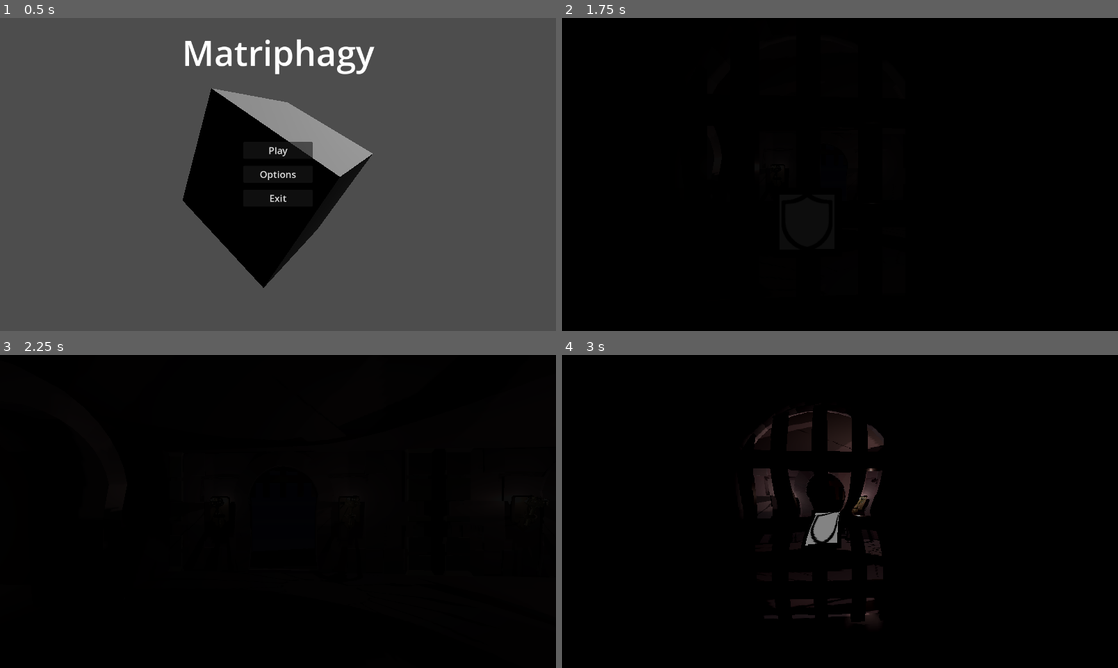
Above: before the commit, frames 1-4 (two rows, left to right).
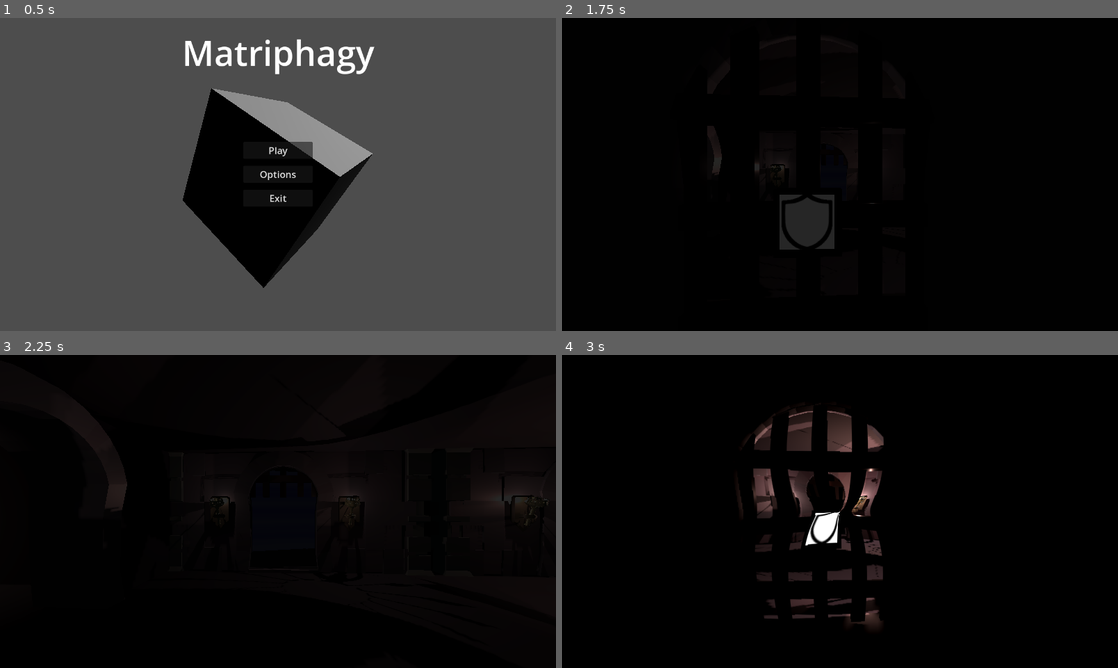
Above: after the commit, the same moments.

Repository: Kibaus/Jamsepticeye_GameJam
Game: Godot game, scene res://scenes/main.tscn
Two runs of this game, one before a commit and one after it. Both use one fixed random seed, a clock stepped at 60 frames per second and the inputs below. Sound files missing from this copy of the repository are replaced by a short silence.
Inputs (mouse positions are in pixels of both pictures, inside the frame that each line leads up to):
- Up to frame 1 (0.5 s): no input
- Up to frame 2 (1.75 s): click "Play" at 0.5 s; tap Enter at 1.25 s; move the mouse to (867, 174) at 1.27 s; hold W (move_forward) from 1.28 s (still down); right-click (867, 174) at 1.35 s; tap Space (jump) at 1.52 s
- Up to frame 3 (2.25 s): keep holding W (move_forward); move the mouse to (250, 511) at 2.02 s; click (250, 511) at 2.1 s
- Up to frame 4 (3 s): keep holding W (move_forward); tap Space (jump) at 2.27 s; move the mouse to (851, 505) at 2.77 s; right-click (851, 505) at 2.85 s

Frame 1 is identical in both runs. In frame 2, 1.3% of the frame differs, in the area x 27-57%, y 43-74%; in frame 3, 0.4%; in frame 4, 3.5%, in the area x 34-58%, y 17-86%.

Commit message:
Add tether line component and improve linear depth effect
Introduces a new tether line MeshInstance3D with a custom shader and script for dynamic lightning/tether effects. Adjusts linear depth shader parameters and visibility handling for smoother transitions. Updates player and camera overlay scenes to support the new effects.

Diff:
--- /dev/null
+++ b/jamsepticeye-gj/Materials/spatial/tether_shader.gdshader
@@ -0,0 +1,21 @@
+shader_type spatial;
+render_mode unshaded, cull_disabled, depth_draw_never, blend_add, fog_disabled;
+
+uniform vec4 color : source_color = vec4(0.739, 1.911, 2.616, 0.145);
+uniform float glow_strength : hint_range(0.0, 20.0) = 6.0;
+uniform float glow_width : hint_range(0.01, 1.0) = 0.335;
+uniform float alpha_cutoff : hint_range(0.0, 1.0) = 0.00;
+uniform float body_intensity : hint_range(0.0, 1.0) = 0.2;
+
+void fragment() {
+    float dist = abs(UV.x - 0.5);
+    float fade = exp(-pow(dist / glow_width, 2.0));
+
+    if (fade <= alpha_cutoff) discard;
+
+    vec3 glow_color = color.rgb * fade * glow_strength;
+
+    ALBEDO = color.rgb * body_intensity;
+    EMISSION = glow_color;
+    ALPHA = fade * color.a;
+}
--- a/jamsepticeye-gj/materials/shaders/linear_depth_spatial.gdshader
+++ b/jamsepticeye-gj/materials/shaders/linear_depth_spatial.gdshader
@@ -3,11 +3,11 @@
 
 uniform float mix_factor : hint_range(0.0, 1.0, 0.01) = 0.0;
 
-uniform float max_depth : hint_range(0.0, 50.0, 0.01) = 5.0;
+uniform float max_depth : hint_range(0.0, 50.0, 0.01) = 40.0;
 
 uniform sampler2D SCREEN_TEXTURE : hint_screen_texture, filter_linear_mipmap;
 
-uniform float depth_factor : hint_range(0.0, 256.0, 0.1) = 80.0;
+uniform float depth_factor : hint_range(0.0, 256.0, 0.1) = 18.0;
 
 uniform sampler2D DEPTH_TEXTURE : hint_depth_texture;
 
@@ -25,5 +25,6 @@
 
     ALBEDO = final_color;
 
-    ALPHA = mix(1.0, 0.95, mix_factor);
+    //ALPHA = mix(1.0, 0.95, mix_factor);
+	ALPHA = 0.85;
 }
--- a/jamsepticeye-gj/materials/spatial/linear_depth.tres
+++ b/jamsepticeye-gj/materials/spatial/linear_depth.tres
@@ -6,6 +6,6 @@
 render_priority = 0
 shader = ExtResource("1_f5p6t")
 shader_parameter/mix_factor = 0.0
-shader_parameter/max_depth = 5.0
-shader_parameter/depth_factor = 80.0
+shader_parameter/max_depth = 39.99999910592
+shader_parameter/depth_factor = 18.0000002682216
 shader_parameter/tint = Color(0.02745098, 0.5019608, 0.5019608, 1)
--- a/jamsepticeye-gj/scenes/components/camera_overlay.gd
+++ b/jamsepticeye-gj/scenes/components/camera_overlay.gd
@@ -16,6 +16,8 @@
 			is_linear_depth = true
 
 func _linear_depth_tween(p_target_value: float, duration: float = 0.3) -> void:
+	if(p_target_value == 1):
+		linear_depth_effect.visible = true
 
 	if show_linear_depth_tween != null and show_linear_depth_tween.is_valid():
 		canvas_overlay._hide_ripple_effect()
@@ -28,3 +30,5 @@
 	show_linear_depth_tween.tween_property(mat, "shader_parameter/mix_factor", p_target_value, duration)
 	await show_linear_depth_tween.finished
 	canvas_overlay._hide_ripple_effect()
+	if(p_target_value == 0):
+		linear_depth_effect.visible = false
--- a/jamsepticeye-gj/scenes/components/player.tscn
+++ b/jamsepticeye-gj/scenes/components/player.tscn
@@ -22,6 +22,7 @@
 albedo_color = Color(0.9552701, 0.41789043, 1.92523e-07, 1)
 
 [sub_resource type="Environment" id="Environment_acvb7"]
+background_mode = 3
 
 [sub_resource type="QuadMesh" id="QuadMesh_h3cwf"]
 material = ExtResource("3_sjsxr")
@@ -69,10 +70,12 @@
 
 [node name="CameraOverlay" type="Node3D" parent="CamPivot/Camera3D"]
 transform = Transform3D(1, 0, 0, 0, 1, 0, 0, 0, 1, 0, 0, -0.09656106)
+visible = false
 script = ExtResource("3_acvb7")
 
 [node name="LinearDepthEffect" type="MeshInstance3D" parent="CamPivot/Camera3D/CameraOverlay"]
 transform = Transform3D(1, 0, 0, 0, 0.9999973, -0.0023038324, 0, 0.0023038324, 0.9999973, 0, 0, 0)
+visible = false
 cast_shadow = 0
 mesh = SubResource("QuadMesh_h3cwf")
 skeleton = NodePath("../..")
--- /dev/null
+++ b/jamsepticeye-gj/scenes/game_components/tether_line.tscn
@@ -0,0 +1,17 @@
+[gd_scene load_steps=4 format=3 uid="uid://dafq3mspjbgue"]
+
+[ext_resource type="Shader" uid="uid://clxnrkwdflr5s" path="res://Materials/spatial/tether_shader.gdshader" id="1_fbevm"]
+[ext_resource type="Script" uid="uid://7wt8c2vuqonm" path="res://scripts/tether_line.gd" id="2_5vvcv"]
+
+[sub_resource type="ShaderMaterial" id="ShaderMaterial_v4i73"]
+render_priority = 0
+shader = ExtResource("1_fbevm")
+shader_parameter/color = Color(0.739, 1.911, 2.616, 0.145)
+shader_parameter/glow_strength = 6.0
+shader_parameter/glow_width = 0.33500001521398004
+shader_parameter/alpha_cutoff = 0.0
+shader_parameter/body_intensity = 0.2
+
+[node name="TetherLine" type="MeshInstance3D"]
+material_override = SubResource("ShaderMaterial_v4i73")
+script = ExtResource("2_5vvcv")
--- /dev/null
+++ b/jamsepticeye-gj/scripts/tether_line.gd
@@ -0,0 +1,138 @@
+extends MeshInstance3D
+
+@export var start_node: Node3D
+@export var end_node: Node3D
+@export var amplitude: float = 0.12
+@export var chaos: float = 0
+@export var frequency: float = 4.0
+@export var segments: int = 180
+@export var thickness: float = 0.05
+@export var animate_speed: float = 2.0
+@export var bolt_color: Color = Color(0.5, 0.9, 1.5)
+@export var glow_intensity: float = 10.0
+@export var branch_count: int = 2
+@export var noise_scale: float = 10.0
+
+@export var max_distance: float = 10
+@export var max_chao: float = 0.3
+
+var time_offsets: Array = []
+var amplitude_offsets: Array = []
+var frequency_offsets: Array = []
+var side_offsets: Array = []
+var noise: FastNoiseLite
+
+func _ready():
+	randomize()
+	noise = FastNoiseLite.new()
+	noise.noise_type = FastNoiseLite.TYPE_SIMPLEX
+	noise.frequency = 1.2
+
+	_initialize_lightning()
+	_generate_lightning()
+
+func _process(delta: float) -> void:
+	if not start_node or not end_node:
+		return
+	for i in range(branch_count):
+		time_offsets[i] += delta * animate_speed
+
+	#var current_distance = (end_node.global_transform.origin - start_node.global_transform.origin).length()
+	#chaos = clamp(current_distance / max_distance, 0.05, max_chao)
+
+	_generate_lightning()
+
+func _initialize_lightning():
+	time_offsets.clear()
+	amplitude_offsets.clear()
+	frequency_offsets.clear()
+	side_offsets.clear()
+
+	for i in range(branch_count):
+		time_offsets.append(randf() * 10.0)
+		amplitude_offsets.append(amplitude * randf_range(0.7, 1.3))
+		frequency_offsets.append(frequency * randf_range(0.8, 1.2))
+		side_offsets.append(randf_range(-thickness * 4.0, thickness * 4.0))
+
+func _generate_lightning() -> void:
+	if not start_node or not end_node:
+		return
+
+	var offset_up = Vector3(0, 0.3, 0)
+	var start_pos = start_node.global_transform.origin + offset_up
+	var end_pos = end_node.global_transform.origin + offset_up
+	var direction = end_pos - start_pos
+	var length_vec = direction.length()
+	var direction_norm = direction / length_vec
+
+	# Tạo vector vuông góc ổn định
+	var right = direction_norm.cross(Vector3.UP)
+	if right.length_squared() < 0.001:
+		right = direction_norm.cross(Vector3.RIGHT)
+	right = right.normalized()
+	var up = right.cross(direction_norm).normalized()
+
+	var verts := PackedVector3Array()
+	var uvs := PackedVector2Array()
+	var indices := PackedInt32Array()
+
+	for b in range(branch_count):
+		var amp = amplitude_offsets[b]
+		var freq = frequency_offsets[b]
+		var t_offset = time_offsets[b]
+		var side = side_offsets[b]
+
+		var centers := []
+		for i in range(segments + 1):
+			var t := float(i) / float(segments)
+			var pos = start_pos + direction * t
+
+			var base_wave = sin(t * freq * TAU + t_offset) * amp
+			base_wave += sin(t * freq * 0.5 * TAU + t_offset * 1.7) * amp * 0.4
+			base_wave += sin(t * freq * 1.8 * TAU + t_offset * 2.3) * amp * 0.3
+
+			var n := noise.get_noise_3d(t * 3.0, t_offset * 0.4, b * 2.0)
+			var n2 := noise.get_noise_3d(t * 6.0, t_offset * 1.1, b * 3.0)
+			var offset_x = base_wave + (n + n2) * chaos + side
+			var offset_y = (sin(t * freq * 0.7 * TAU + t_offset * 1.2) * amp * 0.6)
+			offset_y += noise.get_noise_3d(t * 5.0, b * 2.5, t_offset) * chaos * 0.5
+
+			var offset = right * offset_x + up * offset_y
+			centers.append(pos + offset)
+
+		for i in range(segments):
+			var a = centers[i]
+			var b_point = centers[i + 1]
+
+			var v0 = a + right * thickness
+			var v1 = a - right * thickness
+			var v2 = b_point + right * thickness
+			var v3 = b_point - right * thickness
+
+			var base = verts.size()
+			verts.append_array([v0, v1, v2, v3])
+			uvs.append_array([Vector2(0,0), Vector2(1,0), Vector2(0,1), Vector2(1,1)])
+			indices.append_array([base, base+2, base+1, base+2, base+3, base+1])
+
+	var arrays := []
+	arrays.resize(Mesh.ARRAY_MAX)
+	arrays[Mesh.ARRAY_VERTEX] = verts
+	arrays[Mesh.ARRAY_TEX_UV] = uvs
+	arrays[Mesh.ARRAY_INDEX] = indices
+
+	var new_mesh := ArrayMesh.new()
+	new_mesh.add_surface_from_arrays(Mesh.PRIMITIVE_TRIANGLES, arrays)
+
+	var mat := StandardMaterial3D.new()
+	mat.depth_draw_mode = BaseMaterial3D.DEPTH_DRAW_DISABLED
+	mat.shading_mode = BaseMaterial3D.SHADING_MODE_UNSHADED
+	mat.transparency = BaseMaterial3D.TRANSPARENCY_ALPHA
+	mat.blend_mode = BaseMaterial3D.BLEND_MODE_ADD
+	mat.emission_enabled = true
+	mat.emission = bolt_color
+	mat.emission_energy_multiplier = glow_intensity
+	mat.albedo_color = bolt_color
+	mat.vertex_color_use_as_albedo = true
+
+	new_mesh.surface_set_material(0, mat)
+	mesh = new_mesh
Not shown, added: jamsepticeye-gj/Materials/spatial/tether_shader.gdshader.uid
Not shown, added: jamsepticeye-gj/scripts/tether_line.gd.uid
